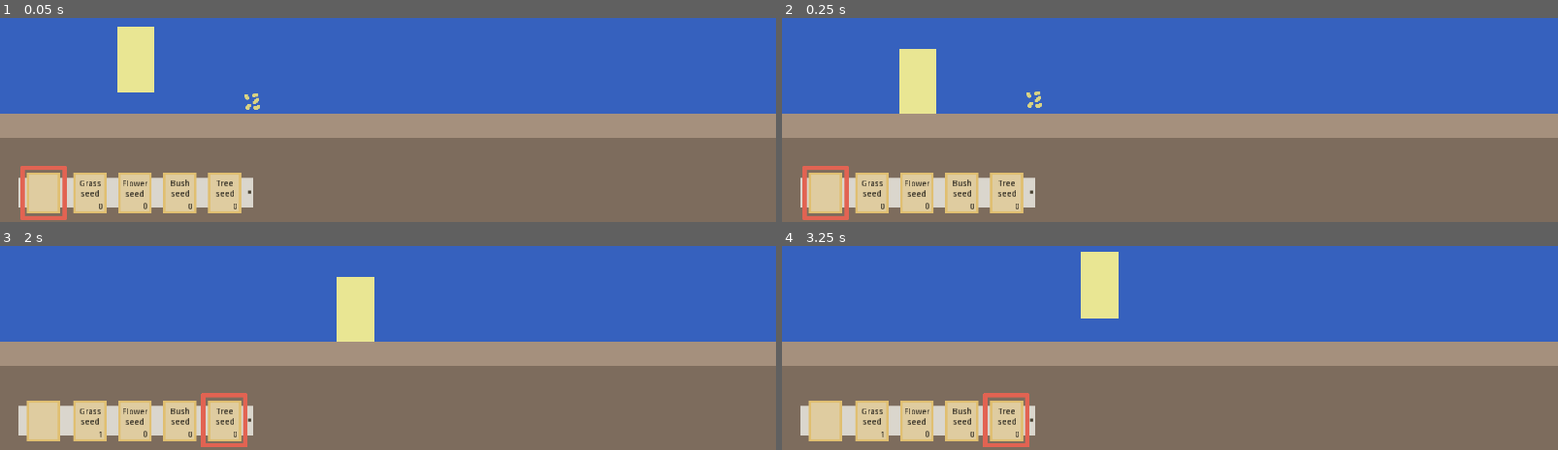
Above: before the commit, frames 1-4 (two rows, left to right).
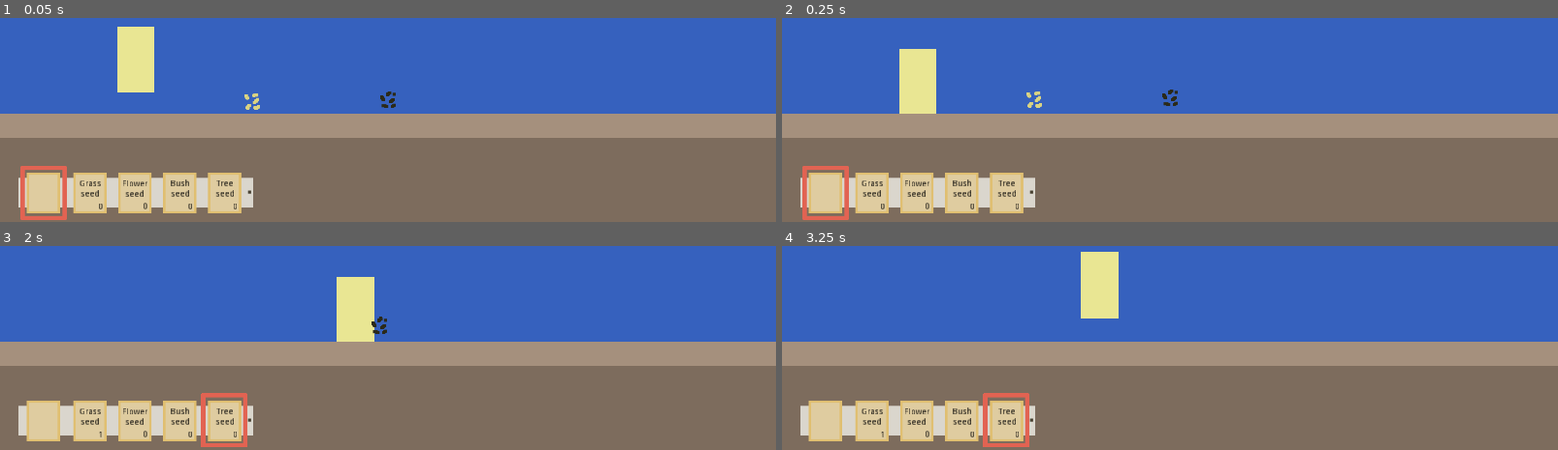
Above: after the commit, the same moments.

Repository: Cowa/Garden-Symphony
Game: Godot game, scene res://scenes/world/World.tscn
The game is run twice, just before and just after one commit, with the same random seed, the same clock (stepped at 60 frames per second) and the same inputs.
Inputs (mouse positions are in pixels of both pictures, inside the frame that each line leads up to):
- Up to frame 1 (0.05 s): no input
- Up to frame 2 (0.25 s): no input
- Up to frame 3 (2 s): move the mouse to (outside the picture) at 0.52 s; hold Right (ui_right) from 0.53 s (still down); tap Mouse wheel down (left_belt_cursor) at 0.6 s; tap Up (ui_up) at 0.77, 1.52 s; move the mouse to (232, 254) at 1.27 s; tap Space (plant_seed) at 1.35 s
- Up to frame 4 (3.25 s): move the mouse to (outside the picture) at 2.02 s; release Right (ui_right) at 2.03 s; hold Left (ui_left) 2.03-2.78 s; tap 1 (play_chord_0) at 2.1 s; move the mouse to (1131, 319) at 2.77 s; hold Right (ui_right) from 2.78 s (still down); tap Keypad 2 (play_chord_1) at 2.85 s; tap Up (ui_up) at 3.02 s

The runs differ from the first frame. In frame 1, less than 0.1% of the frame differs, in the area x 49-51%, y 36-45%; in frame 2, less than 0.1%; in frame 3, less than 0.1%; in frame 4, nothing differs.

Commit message:
Fix Rhythmbox auto playing of hell

Diff:
--- a/project.godot
+++ b/project.godot
@@ -56,7 +56,7 @@
  ]
 play_guitar=[ Object(InputEventKey,"resource_local_to_scene":false,"resource_name":"","device":0,"alt":false,"shift":false,"control":false,"meta":false,"command":false,"pressed":false,"scancode":32,"unicode":0,"echo":false,"script":null)
  ]
-quit_guitar=[ Object(InputEventKey,"resource_local_to_scene":false,"resource_name":"","device":0,"alt":false,"shift":false,"control":false,"meta":false,"command":false,"pressed":false,"scancode":16777217,"unicode":0,"echo":false,"script":null)
+quit_guitar=[ Object(InputEventKey,"resource_local_to_scene":false,"resource_name":"","device":0,"alt":false,"shift":false,"control":false,"meta":false,"command":false,"pressed":false,"scancode":32,"unicode":0,"echo":false,"script":null)
  ]
 
 [rendering]
--- a/scenes/rhythm/BeatSpawner.tscn
+++ b/scenes/rhythm/BeatSpawner.tscn
@@ -15,7 +15,7 @@
 process_mode = 1
 wait_time = 1.0
 one_shot = false
-autostart = true
+autostart = false
 
 [node name="Beats" type="Container" parent="." index="2"]
 
--- a/scenes/rhythm/RhythmBox.tscn
+++ b/scenes/rhythm/RhythmBox.tscn
@@ -174,7 +174,7 @@
 
 stream = ExtResource( 8 )
 volume_db = 0.0
-autoplay = true
+autoplay = false
 mix_target = 0
 bus = "Master"
 
--- a/scenes/world/World.tscn
+++ b/scenes/world/World.tscn
@@ -150,7 +150,6 @@
 
 [node name="Seed" parent="Ground/CollectableItems" index="0" instance=ExtResource( 4 )]
 
-visible = false
 position = Vector2( 640, 518 )
 
 [node name="GrassSeed" parent="Ground/CollectableItems" index="1" instance=ExtResource( 5 )]
@@ -228,7 +227,14 @@
 one_shot = false
 autostart = true
 
-[node name="Tween" type="Tween" parent="." index="5"]
+[node name="Delay" type="Timer" parent="." index="5"]
+
+process_mode = 1
+wait_time = 1.0
+one_shot = false
+autostart = false
+
+[node name="Tween" type="Tween" parent="." index="6"]
 
 repeat = false
 playback_process_mode = 1
@@ -237,7 +243,7 @@
 playback/repeat = false
 playback/speed = 1.0
 
-[node name="AnimationPlayer" type="AnimationPlayer" parent="." index="6"]
+[node name="AnimationPlayer" type="AnimationPlayer" parent="." index="7"]
 
 root_node = NodePath("..")
 autoplay = "setup"
--- a/scripts/rhythm/BeatSpawner.gd
+++ b/scripts/rhythm/BeatSpawner.gd
@@ -15,3 +15,11 @@
 		var beat = BEAT.instance()
 		beat.motion.y = 300
 		$Beats.add_child(beat)
+
+func start():
+	$Tick.start()
+
+func stop():
+	$Tick.stop()
+	for beat in $Beats.get_children():
+		beat.queue_free()
--- a/scripts/rhythm/RhythmBox.gd
+++ b/scripts/rhythm/RhythmBox.gd
@@ -9,14 +9,14 @@
 onready var Chord1 = $Sprite/Chords/Chord1
 onready var Chord2 = $Sprite/Chords/Chord2
 
+var active = false
+
 func _ready():
-	Chord0.connect("body_exited", self, "_chord0_beat_exited")
-	Chord1.connect("body_exited", self, "_chord1_beat_exited")
-	Chord2.connect("body_exited", self, "_chord2_beat_exited")
-
 	connect("missed_beat", self, "_on_missed_beat")
 
 func _input(event):
+	if not active: return
+
 	if Input.is_action_just_pressed("play_chord_0"):
 		Chord0.get_node("Pressed").show()
 		check_chord(Chord0)
@@ -36,8 +36,8 @@
 	elif Input.is_action_just_released("play_chord_2"):
 		Chord2.get_node("Pressed").hide()
 
-	if Input.is_action_just_released("quit_guitar"):
-		emit_signal("quit_guitar")
+	if Input.is_action_just_pressed("quit_guitar"):
+		stop_playing()
 
 func _on_missed_beat():
 	$AnimationPlayer.play("missed_beat")
@@ -61,6 +61,21 @@
 
 ###
 
+func playing():
+	active = true
+	$Music.play()
+	connect_chords()
+	for beat_spawner in $Sprite/Beats.get_children():
+		beat_spawner.start()
+
+func stop_playing():
+	active = false
+	$Music.stop()
+	disconnect_chords()
+	for beat_spawner in $Sprite/Beats.get_children():
+		beat_spawner.stop()
+	emit_signal("quit_guitar")
+
 ### Check chord if beat on it
 
 func check_chord(chord):
@@ -75,3 +90,15 @@
 
 func has_beat_on(area):
 	return area.get_overlapping_bodies().size() == 1
+
+### Connect chords beat
+
+func connect_chords():
+	Chord0.connect("body_exited", self, "_chord0_beat_exited")
+	Chord1.connect("body_exited", self, "_chord1_beat_exited")
+	Chord2.connect("body_exited", self, "_chord2_beat_exited")
+
+func disconnect_chords():
+	Chord0.disconnect("body_exited", self, "_chord0_beat_exited")
+	Chord1.disconnect("body_exited", self, "_chord1_beat_exited")
+	Chord2.disconnect("body_exited", self, "_chord2_beat_exited")
--- a/scripts/world/World.gd
+++ b/scripts/world/World.gd
@@ -51,6 +51,7 @@
 	var guitar = GUITAR.instance()
 
 	# Make guitar falling from the sky #ameno
+	guitar.set_position(Vector2(-1000, 0))
 	$Tween.interpolate_property(
 		guitar, "position",
 		$Player.get_position() + Vector2(250, -500), $Player.get_position() + Vector2(250, 0),
@@ -61,6 +62,7 @@
 	add_item(guitar)
 
 func _on_playing_guitar():
+	$UI/RhythmBox.playing()
 	$AnimationPlayer.play("open_rhythm_box")
 
 func _on_succed_beat():
@@ -68,8 +70,11 @@
 		seed_._on_tick()
 
 func _on_quit_guitar():
+	$AnimationPlayer.play("close_rhythm_box")
+	$Delay.start()
+	yield($Delay, "timeout")
+	$Delay.stop()
 	$Player.state.playing_guitar = false
-	$AnimationPlayer.play("close_rhythm_box")
 
 func add_item(item):
 	item.connect("pickup", $Player, "picked_item")
